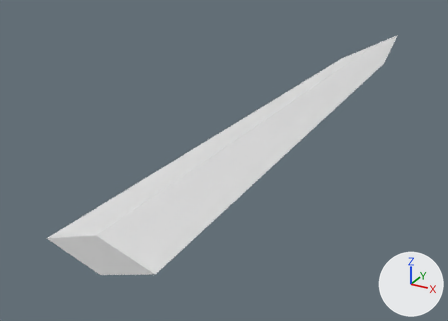
What one commit did to the glTF model godot/assets/waffen/modelle/messerklinge/t3_2.glb.
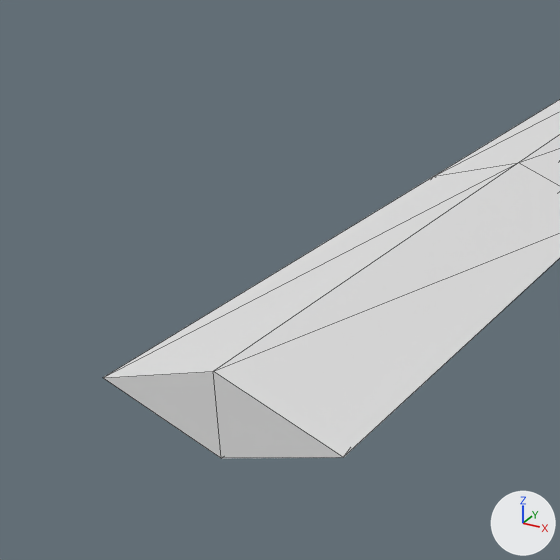
Each version is shown whole from a 50 mm camera at (0.0879, -0.0113, 0.0808) aimed at (-0.0256, 0.1951, -0.0224), then close up on the part from 0% to 57% of the width and 21% to 100% of the height. The axes (+X, +Y, +Z) are drawn at lower right. The lights are the same throughout. The last two pictures show the newer version. The close-ups show mesh edges as thin lines. Vertices at exactly the same position are counted once.

Objects in the first close-up: 'messerklinge_t3_2'.
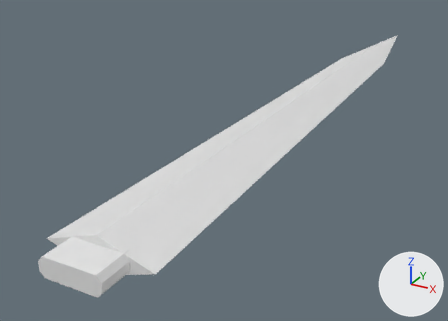
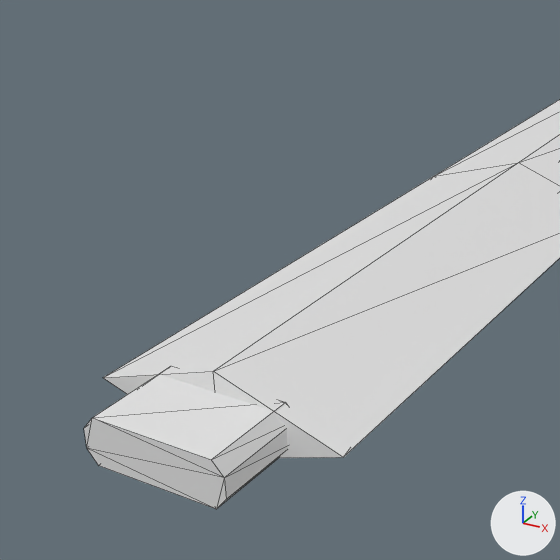
Changed parts and their boxes [x1, y1, x2, y2] in the close-ups (560 x 560 px):
'messerklinge_t3_2', reshaped: before [103, 99, 560, 458]; after [84, 99, 560, 509]
part 1 of me_messerklinge_t3_2, added: after [84, 366, 288, 509]

What the commit changed:
me_messerklinge_t3_2 is used by ob_messerklinge_t3_2; location (0.0, 0.0, 0.0).
me_messerklinge_t3_2 had 17 vertices, 30 faces and spanned x -0.017..0.017, y 0.086..0.365, z -0.006..0.006.
me_messerklinge_t3_2 now has 33 vertices, 58 faces and spans x -0.017..0.017, y 0.076..0.365, z -0.006..0.006.
me_messerklinge_t3_2 part 1: a new loose piece of 16 vertices spanning x -0.009..0.009, y 0.076..0.088, z -0.003..0.003, in mat_klinge (white #e7e7e7).
